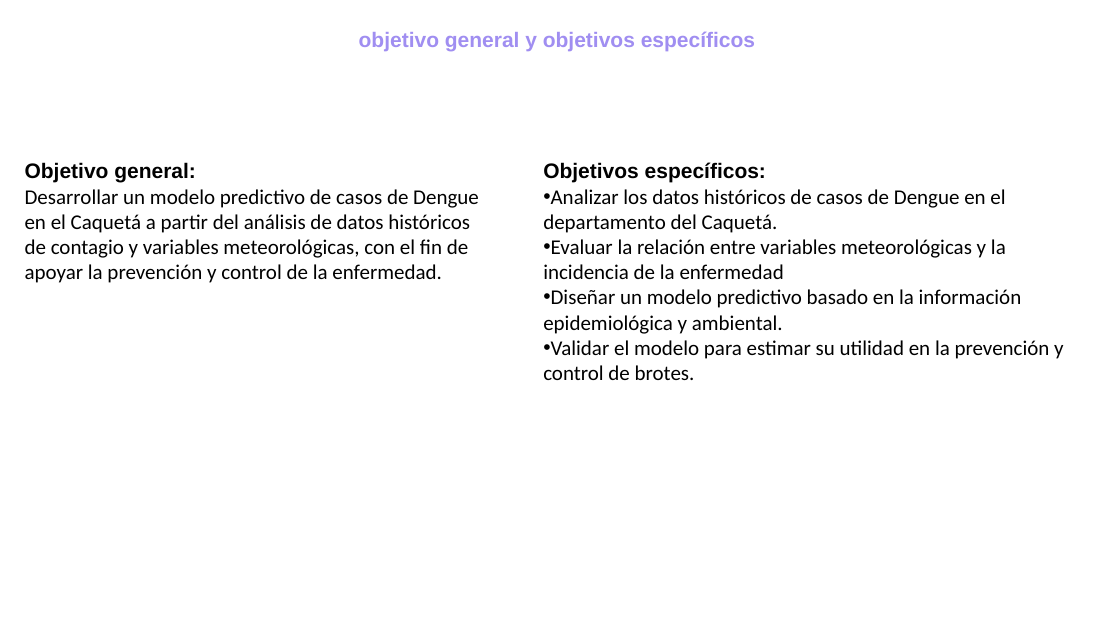
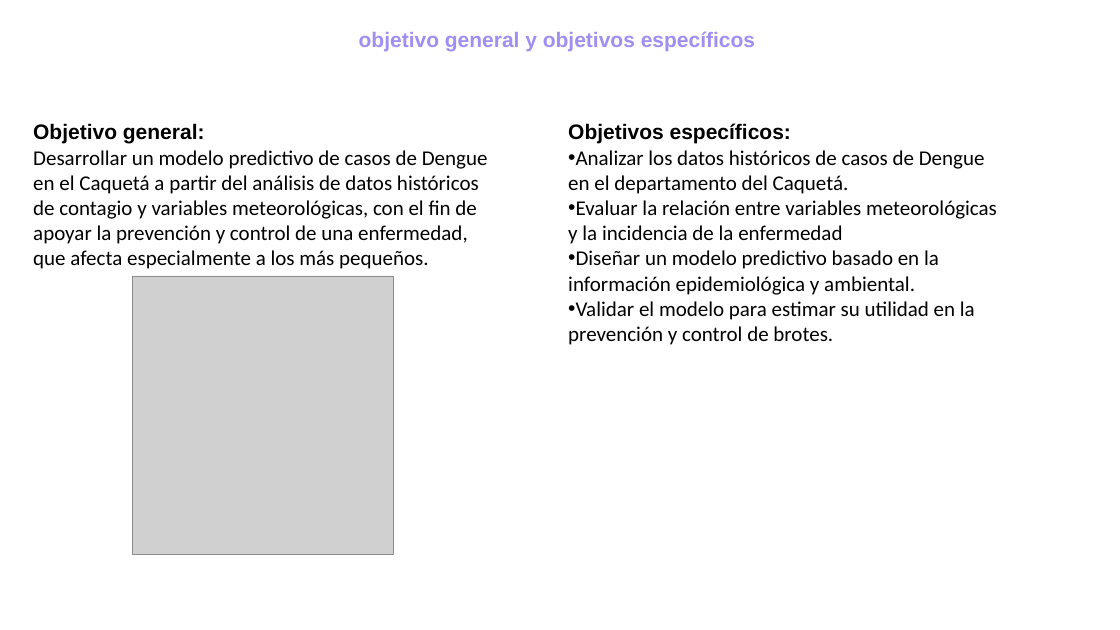
Before and after one commit to Musiconauta24/Proyecto_Curso_IA, a slide deck: slide 5 of Docuemtos_base/proyecto final.pptx (slide 4 before the commit). Drawn at 1120x630 pixels with LibreOffice and Linux fonts; fonts in the diff are those of the drawing; grey boxes stand for pictures; background and template pictures are left out. Boxes give left, top, right and bottom in pixels: in the first picture for what was removed or moved away, otherwise in the second. Text is boxed around its words. In the diff, an @@ line names an element or a change of style, - is before the commit and + after.

Commit message:
presentación

```diff
--- a/Docuemtos_base/proyecto final.pptx
+++ b/Docuemtos_base/proyecto final.pptx
@@ text "Objetivos específicos:" rewrapped from bbox=[543, 162, 1063, 380] to bbox=[568, 123, 997, 345] @@
@@ text at bbox=[33, 123, 488, 269]: text changed @@
-Objetivo general:
-Desarrollar un modelo predictivo de casos de Dengue en el Caquetá a partir del análisis de datos históricos de contagio y variables meteorológicas, con el fin de apoyar la prevención y control de la enfermedad.
+Objetivo general:
+Desarrollar un modelo predictivo de casos de Dengue en el Caquetá a partir del análisis de datos históricos de contagio y variables meteorológicas, con el fin de apoyar la prevención y control de una enfermedad, que afecta especialmente a los más pequeños.
@@ picture added at bbox=[133, 276, 393, 555] @@
```
Also in this commit, not shown: 1 other slide changed, 1 slide added.
